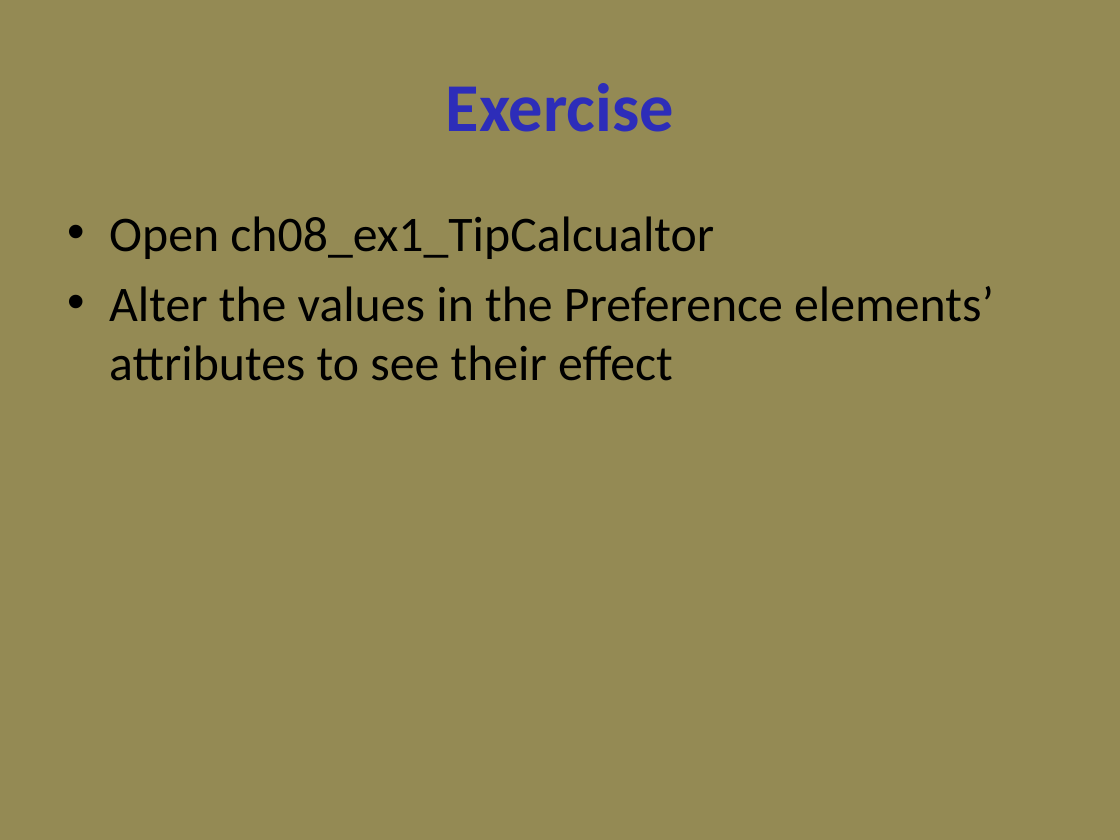
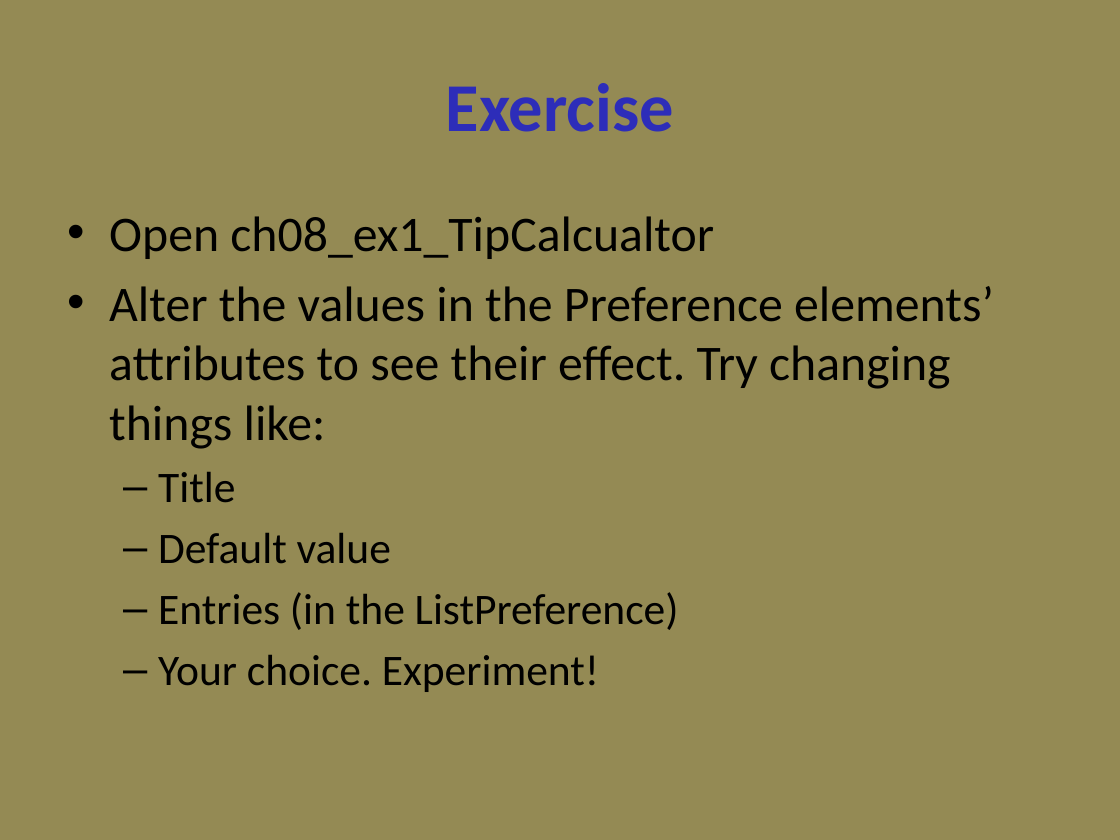
Before and after one commit to UO-CIS/CIS399Android-CourseMaterials, a slide deck: slide 30 of Notes and Slides/CIS399Wk2Day3b-Menu+Settings.pptx (slide 27 before the commit). Drawn at 1120x840 pixels with LibreOffice and Linux fonts; fonts in the diff are those of the drawing. Boxes give left, top, right and bottom in pixels: in the first picture for what was removed or moved away, otherwise in the second. Text is boxed around its words. In the diff, an @@ line names an element or a change of style, - is before the commit and + after.

```diff
--- a/Notes and Slides/CIS399Wk2Day3b-Menu+Settings.pptx
+++ b/Notes and Slides/CIS399Wk2Day3b-Menu+Settings.pptx
@@ text at box(109, 286, 994, 692): text changed @@
-• Alter the values in the Preference elements’ attributes to see their effect
+• Alter the values in the Preference elements’ attributes to see their effect. Try changing things like:
+  – Title
+  – Default value
+  – Entries (in the ListPreference)
+  – Your choice. Experiment!
```
Also in this commit, not shown: 12 other slides changed, 6 slides added, 1 slide removed, 9 other files.
